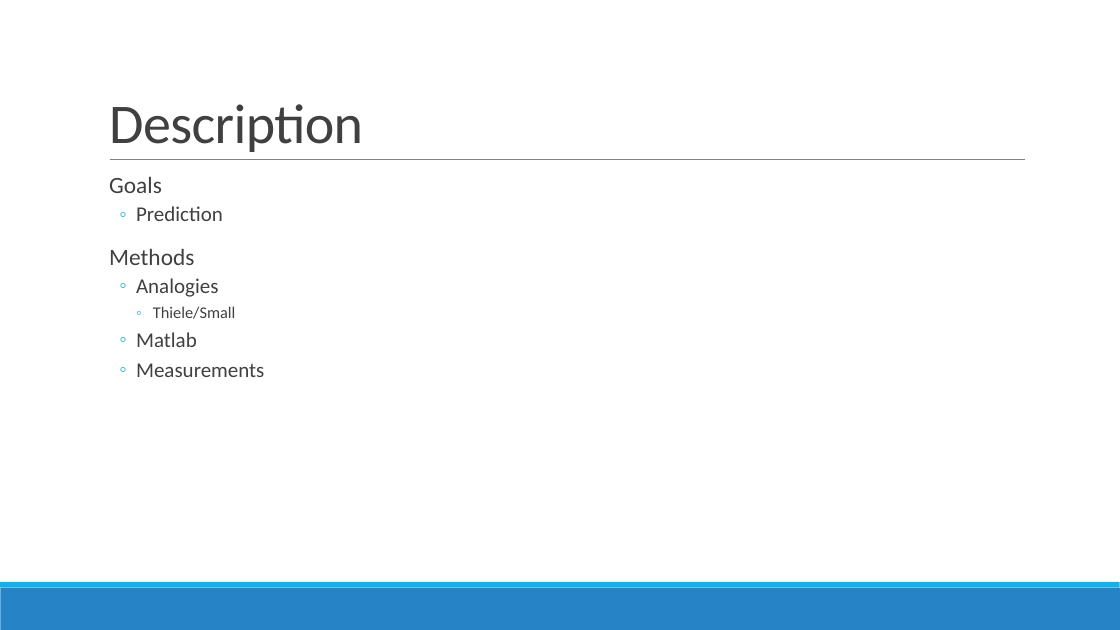
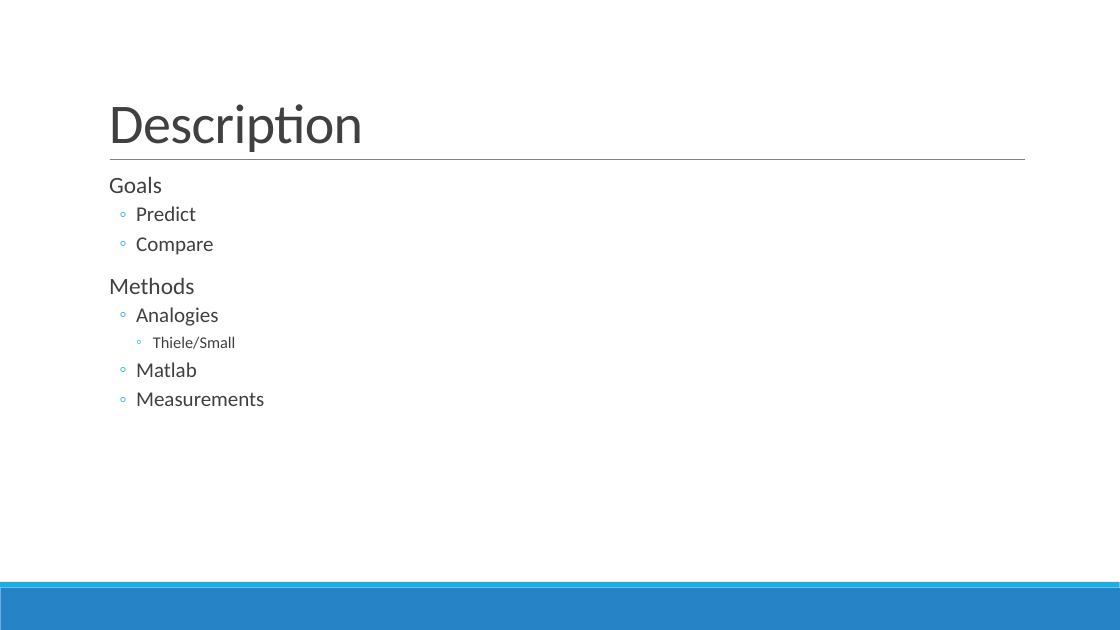
Before and after one commit to lsangild/ETLYAK, a slide deck: slide 2 of Speaker Modelling.pptx. Drawn at 1120x630 pixels with LibreOffice and Linux fonts; fonts in the diff are those of the drawing. Boxes give left, top, right and bottom in pixels: in the first picture for what was removed or moved away, otherwise in the second. Text is boxed around its words. In the diff, an @@ line names an element or a change of style, - is before the commit and + after.

```diff
--- a/Speaker Modelling.pptx
+++ b/Speaker Modelling.pptx
@@ text at [136, 206, 214, 255]: text changed @@
-  ◦ Prediction
+  ◦ Predict
+  ◦ Compare
```
Also in this commit, not shown: 1 other slide changed.
